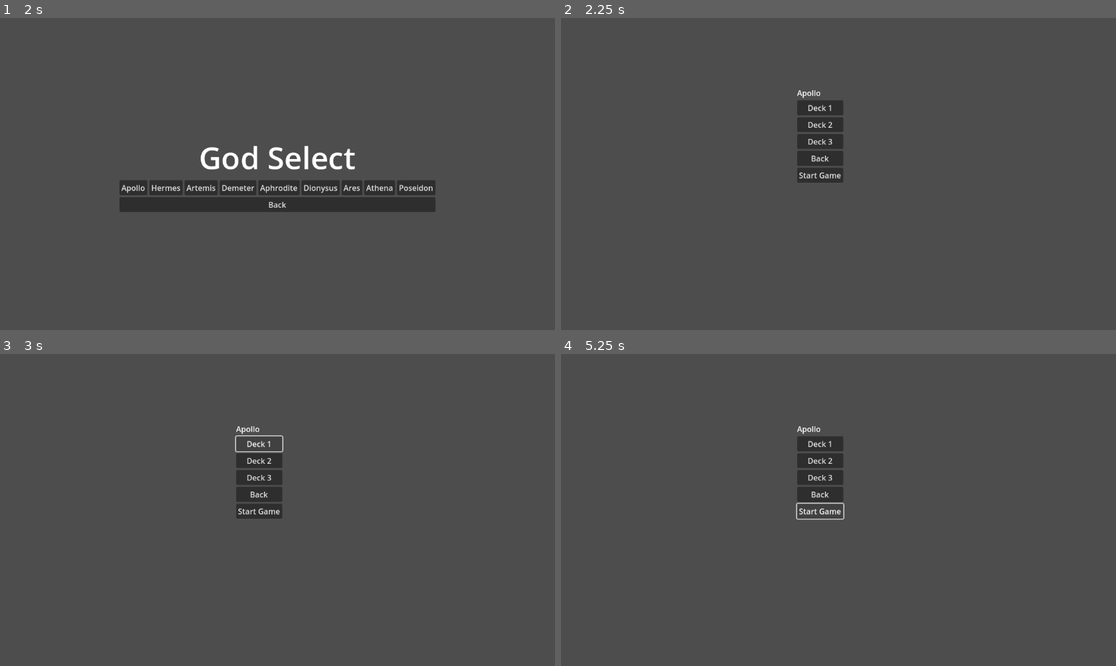
Above: before the commit, frames 1-4 (two rows, left to right).
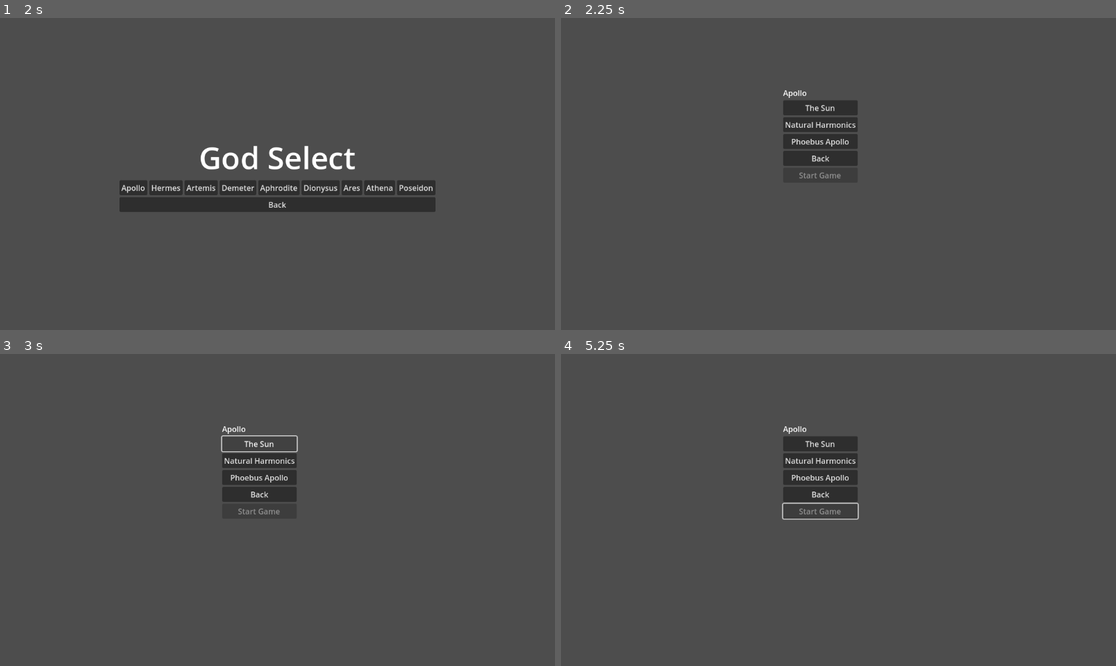
Above: after the commit, the same moments.

Repository: leslieharding/Mnemosyne
Game: Godot game, scene res://Scenes/MainMenu.tscn
Two runs of this game, one before a commit and one after it. Both use one fixed random seed, a clock stepped at 60 frames per second and the inputs below. The project has no main scene, so this scene is started directly.
Inputs (mouse positions are in pixels of both pictures, inside the frame that each line leads up to):
- Up to frame 1 (2 s): click "New Game" at 0.5 s; click "New Game" at 1.25 s
- Up to frame 2 (2.25 s): click "Apollo" at 2 s
- Up to frame 3 (3 s): click "Deck 1" (after the commit: "The Sun") at 2.75 s
- Up to frame 4 (5.25 s): click "Deck 2" (after the commit: "Natural Harmonics") at 3.5 s; click "Deck 3" (after the commit: "Phoebus Apollo") at 4.25 s; click (821, 510) at 5 s, where only the run before the commit has a clickable "Start Game"

Frame 1 is identical in both runs. In frame 2, 1.3% of the frame differs, in the area x 40-54%, y 23-52%; in frame 3, 1.2%; in frame 4, 1.4%, in the area x 39-54%, y 23-54%.

Commit message:
apollo resource

Diff:
--- /dev/null
+++ b/Resources/Collections/Apollo.tres
@@ -0,0 +1,138 @@
+[gd_resource type="Resource" script_class="GodCardCollection" load_steps=22 format=3 uid="uid://b1qqsnldvvxvp"]
+
+[ext_resource type="Script" uid="uid://lhqcxql28o5c" path="res://Resources/card_resource.gd" id="1_vqrrp"]
+[ext_resource type="Script" uid="uid://c4u8pww3jsm12" path="res://Resources/deck_definition.gd" id="2_w7xgs"]
+[ext_resource type="Script" uid="uid://bdwr18g3ouvfo" path="res://Resources/god_card_collection.gd" id="3_cm1c1"]
+
+[sub_resource type="Resource" id="Resource_vqrrp"]
+script = ExtResource("1_vqrrp")
+card_name = "Strike"
+values = Array[int]([5, 5, 5, 5])
+description = "Sometimes you just gotta whack something very hard"
+metadata/_custom_type_script = "uid://lhqcxql28o5c"
+
+[sub_resource type="Resource" id="Resource_w7xgs"]
+script = ExtResource("1_vqrrp")
+card_name = "The Sun Chariot"
+values = Array[int]([5, 4, 6, 3])
+description = "Helios graces us with his presence"
+metadata/_custom_type_script = "uid://lhqcxql28o5c"
+
+[sub_resource type="Resource" id="Resource_cm1c1"]
+script = ExtResource("1_vqrrp")
+card_name = "Phaetons Boast"
+values = Array[int]([3, 9, 8, 1])
+description = "You just cant give Epiphus the satisfaction"
+metadata/_custom_type_script = "uid://lhqcxql28o5c"
+
+[sub_resource type="Resource" id="Resource_dwe15"]
+script = ExtResource("1_vqrrp")
+card_name = "Rosey Fingered Eos"
+values = Array[int]([4, 4, 7, 7])
+description = "Welcome to a new day"
+metadata/_custom_type_script = "uid://lhqcxql28o5c"
+
+[sub_resource type="Resource" id="Resource_ooqpa"]
+script = ExtResource("1_vqrrp")
+card_name = "Phelgon"
+values = Array[int]([8, 8, 2, 2])
+description = "Look at my horse"
+metadata/_custom_type_script = "uid://lhqcxql28o5c"
+
+[sub_resource type="Resource" id="Resource_e1acv"]
+script = ExtResource("1_vqrrp")
+card_name = "The Lyre"
+values = Array[int]([5, 5, 5, 5])
+description = "Heavenly music "
+metadata/_custom_type_script = "uid://lhqcxql28o5c"
+
+[sub_resource type="Resource" id="Resource_ej0q7"]
+script = ExtResource("1_vqrrp")
+card_name = "Orpheus"
+values = Array[int]([6, 7, 6, 7])
+description = "The sweetest voice yet alive"
+metadata/_custom_type_script = "uid://lhqcxql28o5c"
+
+[sub_resource type="Resource" id="Resource_gowu1"]
+script = ExtResource("1_vqrrp")
+card_name = "Marceius "
+values = Array[int]([8, 2, 8, 2])
+description = "Sometimes you think you got this, reality is often cruel"
+metadata/_custom_type_script = "uid://lhqcxql28o5c"
+
+[sub_resource type="Resource" id="Resource_p7jhq"]
+script = ExtResource("1_vqrrp")
+card_name = "Euridyce"
+values = Array[int]([6, 4, 4, 8])
+description = "Love you would go all the way to hell for"
+metadata/_custom_type_script = "uid://lhqcxql28o5c"
+
+[sub_resource type="Resource" id="Resource_2h7tk"]
+script = ExtResource("1_vqrrp")
+card_name = "Calliope"
+values = Array[int]([7, 7, 8, 8])
+description = "From when all lovely voices spring"
+metadata/_custom_type_script = "uid://lhqcxql28o5c"
+
+[sub_resource type="Resource" id="Resource_bufwg"]
+script = ExtResource("1_vqrrp")
+card_name = "The Oracle At Delphi"
+values = Array[int]([3, 3, 3, 3])
+description = "The power and curse of knowing"
+metadata/_custom_type_script = "uid://lhqcxql28o5c"
+
+[sub_resource type="Resource" id="Resource_ca26u"]
+script = ExtResource("1_vqrrp")
+card_name = "Cassandra"
+values = Array[int]([5, 5, 5, 5])
+description = "You wont listen"
+metadata/_custom_type_script = "uid://lhqcxql28o5c"
+
+[sub_resource type="Resource" id="Resource_qbbw0"]
+script = ExtResource("1_vqrrp")
+card_name = "Tiresias"
+values = Array[int]([4, 8, 8, 4])
+description = "He may be blind but it is you who cannot see"
+metadata/_custom_type_script = "uid://lhqcxql28o5c"
+
+[sub_resource type="Resource" id="Resource_xjxyc"]
+script = ExtResource("1_vqrrp")
+card_name = "Calchas"
+values = Array[int]([2, 6, 8, 4])
+description = "Let the man speak his mind, even if its not what you want to hear"
+metadata/_custom_type_script = "uid://lhqcxql28o5c"
+
+[sub_resource type="Resource" id="Resource_b0n1o"]
+script = ExtResource("1_vqrrp")
+card_name = "The Fates"
+values = Array[int]([8, 9, 8, 6])
+description = "Lets no pretend you have any control over what they are doing"
+metadata/_custom_type_script = "uid://lhqcxql28o5c"
+
+[sub_resource type="Resource" id="Resource_tn03x"]
+script = ExtResource("2_w7xgs")
+deck_name = "The Sun"
+deck_description = "Unleash the sun upon your enemies"
+card_indices = Array[int]([0, 1, 2, 3, 4])
+metadata/_custom_type_script = "uid://c4u8pww3jsm12"
+
+[sub_resource type="Resource" id="Resource_cknfu"]
+script = ExtResource("2_w7xgs")
+deck_name = "Natural Harmonics"
+deck_description = "Have faith in what music can do"
+card_indices = Array[int]([5, 6, 7, 8, 9])
+metadata/_custom_type_script = "uid://c4u8pww3jsm12"
+
+[sub_resource type="Resource" id="Resource_tpnlu"]
+script = ExtResource("2_w7xgs")
+deck_name = "Phoebus Apollo"
+deck_description = "The master of augury guides your moves"
+card_indices = Array[int]([10, 11, 12, 13, 14])
+metadata/_custom_type_script = "uid://c4u8pww3jsm12"
+
+[resource]
+script = ExtResource("3_cm1c1")
+god_name = "Apollo"
+cards = Array[ExtResource("1_vqrrp")]([SubResource("Resource_vqrrp"), SubResource("Resource_w7xgs"), SubResource("Resource_cm1c1"), SubResource("Resource_dwe15"), SubResource("Resource_ooqpa"), SubResource("Resource_e1acv"), SubResource("Resource_ej0q7"), SubResource("Resource_gowu1"), SubResource("Resource_p7jhq"), SubResource("Resource_2h7tk"), SubResource("Resource_bufwg"), SubResource("Resource_ca26u"), SubResource("Resource_qbbw0"), SubResource("Resource_xjxyc"), SubResource("Resource_b0n1o")])
+decks = Array[ExtResource("2_w7xgs")]([SubResource("Resource_tn03x"), SubResource("Resource_cknfu"), SubResource("Resource_tpnlu")])
+metadata/_custom_type_script = "uid://bdwr18g3ouvfo"
--- a/Scenes/Apollo.tscn
+++ b/Scenes/Apollo.tscn
@@ -42,4 +42,8 @@
 layout_mode = 2
 text = "Start Game"
 
+[connection signal="pressed" from="VBoxContainer/Deck1Button" to="." method="_on_deck_1_button_pressed"]
+[connection signal="pressed" from="VBoxContainer/Deck2Button" to="." method="_on_deck_2_button_pressed"]
+[connection signal="pressed" from="VBoxContainer/Deck3Button" to="." method="_on_deck_3_button_pressed"]
 [connection signal="pressed" from="VBoxContainer/Button" to="." method="_on_button_pressed"]
+[connection signal="pressed" from="VBoxContainer/StartGameButton" to="." method="_on_start_game_button_pressed"]
--- a/Scripts/apollo.gd
+++ b/Scripts/apollo.gd
@@ -1,5 +1,72 @@
 extends Node2D
 
+# Reference to the Apollo card collection
+var apollo_collection: GodCardCollection
+var selected_deck_index: int = -1  # -1 means no deck selected
 
+func _ready():
+	# Load the Apollo card collection
+	apollo_collection = load("res://Resources/Collections/apollo.tres")
+
+	# Update the deck button labels with actual deck names
+	if apollo_collection:
+		$VBoxContainer/Deck1Button.text = apollo_collection.decks[0].deck_name
+		$VBoxContainer/Deck2Button.text = apollo_collection.decks[1].deck_name
+		$VBoxContainer/Deck3Button.text = apollo_collection.decks[2].deck_name
+
+	# The StartGameButton should start disabled until a deck is selected
+	$VBoxContainer/StartGameButton.disabled = true
+
+# Back button
 func _on_button_pressed() -> void:
 	get_tree().change_scene_to_file("res://Scenes/GameModeSelect.tscn")
+
+# Connect these in the editor or use the existing connections
+func _on_deck1_button_pressed() -> void:
+	select_deck(0)
+
+func _on_deck2_button_pressed() -> void:
+	select_deck(1)
+
+func _on_deck3_button_pressed() -> void:
+	select_deck(2)
+
+func _on_start_game_button_pressed() -> void:
+	if selected_deck_index >= 0:
+		# Here you would transition to the game scene with the selected deck
+		# (We'll implement this later)
+		print("Starting game with deck: ", apollo_collection.decks[selected_deck_index].deck_name)
+
+# Helper function to handle deck selection
+func select_deck(index: int) -> void:
+	selected_deck_index = index
+
+	# Reset all buttons to normal appearance
+	$VBoxContainer/Deck1Button.disabled = false
+	$VBoxContainer/Deck2Button.disabled = false
+	$VBoxContainer/Deck3Button.disabled = false
+
+	# Disable the selected button to show which is selected
+	match index:
+		0: $VBoxContainer/Deck1Button.disabled = true
+		1: $VBoxContainer/Deck2Button.disabled = true
+		2: $VBoxContainer/Deck3Button.disabled = true
+
+	# Enable the start button now that a deck is selected
+	$VBoxContainer/StartGameButton.disabled = false
+
+	# Optionally, you could display the deck description somewhere
+	print("Selected deck: ", apollo_collection.decks[index].deck_name)
+	print("Description: ", apollo_collection.decks[index].deck_description)
+
+
+func _on_deck_1_button_pressed() -> void:
+	pass # Replace with function body.
+
+
+func _on_deck_2_button_pressed() -> void:
+	pass # Replace with function body.
+
+
+func _on_deck_3_button_pressed() -> void:
+	pass # Replace with function body.
